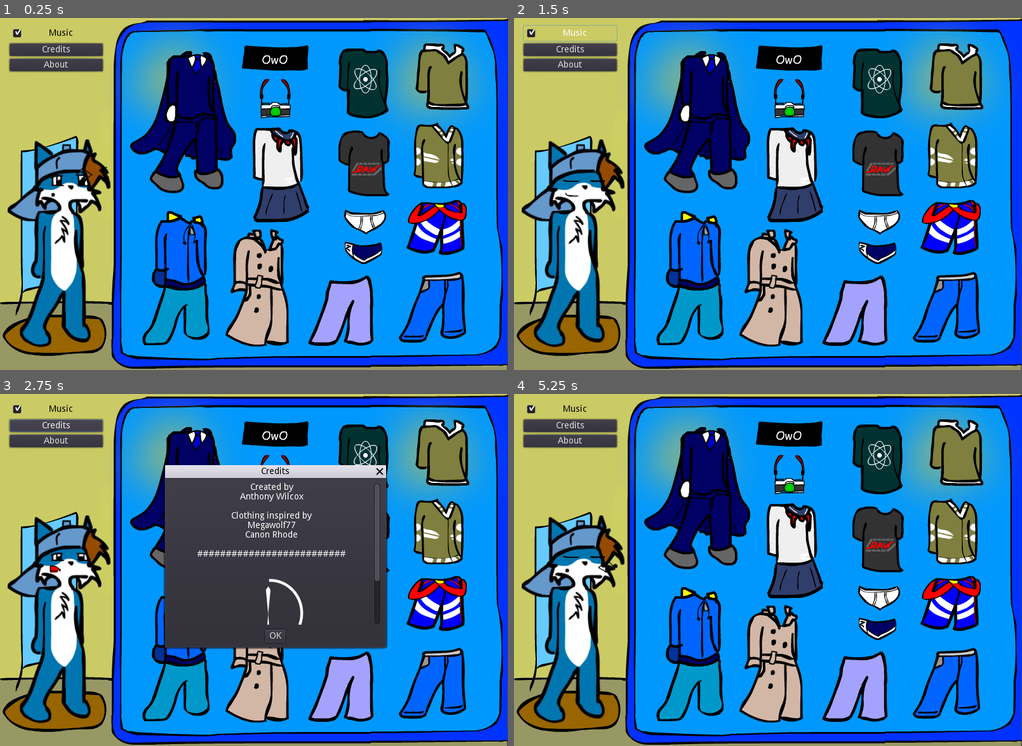
Above: before the commit, frames 1-4 (two rows, left to right).
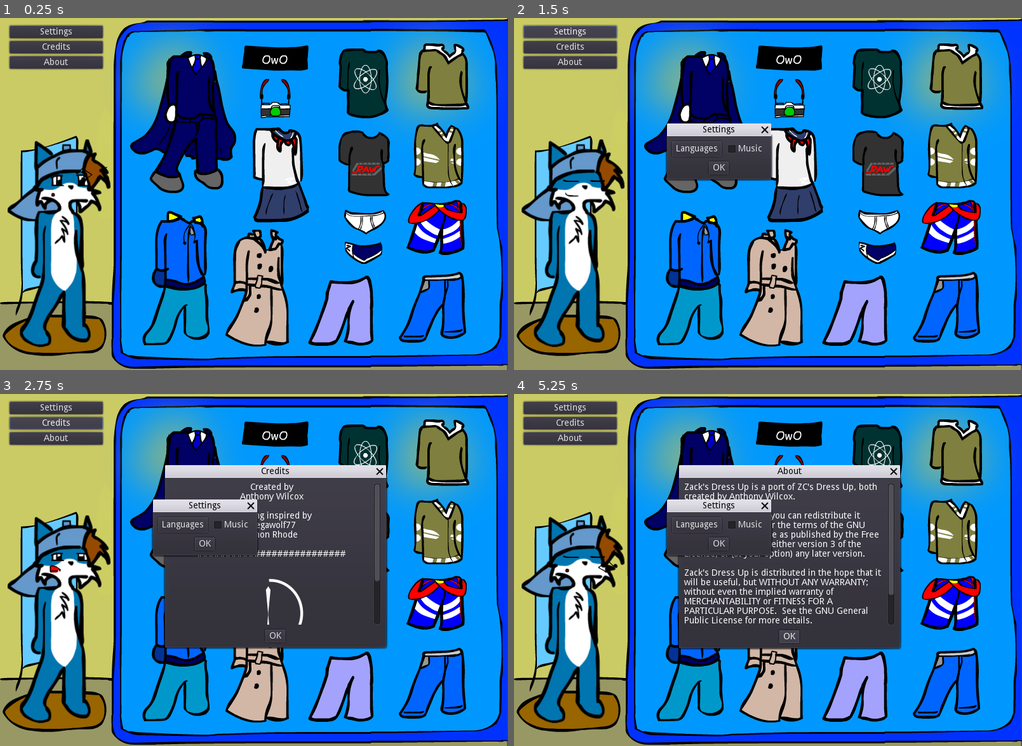
Above: after the commit, the same moments.

Repository: tonytins/dressupzack
Game: Godot game, scene res://GameScreen.tscn
Two runs of this game, one before a commit and one after it. Both use one fixed random seed, a clock stepped at 60 frames per second and the inputs below.
Inputs (mouse positions are in pixels of both pictures, inside the frame that each line leads up to):
- Up to frame 1 (0.25 s): no input
- Up to frame 2 (1.5 s): click (569, 32) at 0.5 s, where only the run before the commit has a clickable "Music"; click (569, 32) at 1.25 s, where only the run after the commit has a clickable "Settings"
- Up to frame 3 (2.75 s): click "Credits" at 2 s
- Up to frame 4 (5.25 s): click "About" at 2.75 s; click (696, 524) at 3.5 s, where only the run after the commit has a clickable "Languages"; click "OK" at 4.25 s; click "OK" at 5 s

The runs differ from the first frame. In frame 1, 1.6% of the frame differs, in the area x 1-21%, y 1-16%; in frame 2, 5.0%; in frame 3, 3.1%; in frame 4, 24%, in the area x 1-77%, y 1-73%.

Commit message:
WIP settings window

Diff:
--- a/project/Clothes.tscn
+++ b/project/Clothes.tscn
@@ -17,7 +17,7 @@
 [ext_resource path="res://assets/camera.png" type="Texture" id=15]
 [ext_resource path="res://assets/owo censor.png" type="Texture" id=16]
 
-[node name="Clothes" type="Node2D" index="0"]
+[node name="Clothes" type="Node"]
 
 [node name="Wordrobe" type="ReferenceRect" parent="." index="0"]
 
--- a/project/GameScreen.tscn
+++ b/project/GameScreen.tscn
@@ -8,7 +8,7 @@
 [ext_resource path="res://Shell.tscn" type="PackedScene" id=6]
 [ext_resource path="res://Interface.tscn" type="PackedScene" id=7]
 
-[node name="GameScreen" type="Node" index="0"]
+[node name="GameScreen" type="Node"]
 
 script = ExtResource( 1 )
 
--- a/project/Interface.tscn
+++ b/project/Interface.tscn
@@ -1,13 +1,9 @@
-[gd_scene load_steps=4 format=2]
+[gd_scene load_steps=3 format=2]
 
 [ext_resource path="res://src/Interface.gd" type="Script" id=1]
 [ext_resource path="res://music/piano.ogg" type="AudioStream" id=2]
 
-[sub_resource type="ButtonGroup" id=1]
-
-resource_local_to_scene = true
-
-[node name="Interface" type="Control"]
+[node name="Interface" type="Control" index="0"]
 
 anchor_left = 0.0
 anchor_top = 0.0
@@ -29,7 +25,7 @@
 stream = ExtResource( 2 )
 volume_db = 0.0
 pitch_scale = 1.0
-autoplay = true
+autoplay = false
 mix_target = 0
 bus = "Master"
 
@@ -68,44 +64,14 @@
 size_flags_vertical = 1
 alignment = 0
 
-[node name="MusicBtn" type="CheckBox" parent="RefRect/VertContainer" index="0"]
+[node name="SettingsBtn" type="Button" parent="RefRect/VertContainer" index="0"]
 
 anchor_left = 0.0
 anchor_top = 0.0
 anchor_right = 0.0
 anchor_bottom = 0.0
 margin_right = 147.0
-margin_bottom = 24.0
-rect_pivot_offset = Vector2( 0, 0 )
-rect_clip_content = false
-focus_mode = 2
-mouse_filter = 0
-mouse_default_cursor_shape = 0
-size_flags_horizontal = 1
-size_flags_vertical = 1
-custom_colors/font_color = Color( 0, 0, 0, 1 )
-custom_colors/font_color_hover = Color( 0, 0, 0, 1 )
-custom_colors/font_color_pressed = Color( 0, 0, 0, 1 )
-toggle_mode = true
-pressed = true
-enabled_focus_mode = 2
-shortcut = null
-group = null
-text = "KMUS"
-flat = false
-align = 1
-_sections_unfolded = [ "custom_colors" ]
-
-[node name="SettingsBtn" type="Button" parent="RefRect/VertContainer" index="1"]
-
-visible = false
-anchor_left = 0.0
-anchor_top = 0.0
-anchor_right = 0.0
-anchor_bottom = 0.0
-margin_top = 28.0
-margin_right = 147.0
-margin_bottom = 48.0
+margin_bottom = 20.0
 rect_pivot_offset = Vector2( 0, 0 )
 rect_clip_content = false
 focus_mode = 2
@@ -121,15 +87,15 @@
 flat = false
 align = 1
 
-[node name="CreditsBtn" type="Button" parent="RefRect/VertContainer" index="2"]
-
-anchor_left = 0.0
-anchor_top = 0.0
-anchor_right = 0.0
-anchor_bottom = 0.0
-margin_top = 28.0
+[node name="CreditsBtn" type="Button" parent="RefRect/VertContainer" index="1"]
+
+anchor_left = 0.0
+anchor_top = 0.0
+anchor_right = 0.0
+anchor_bottom = 0.0
+margin_top = 24.0
 margin_right = 147.0
-margin_bottom = 48.0
+margin_bottom = 44.0
 rect_pivot_offset = Vector2( 0, 0 )
 rect_clip_content = false
 focus_mode = 2
@@ -145,15 +111,15 @@
 flat = false
 align = 1
 
-[node name="AboutBtn" type="Button" parent="RefRect/VertContainer" index="3"]
-
-anchor_left = 0.0
-anchor_top = 0.0
-anchor_right = 0.0
-anchor_bottom = 0.0
-margin_top = 52.0
+[node name="AboutBtn" type="Button" parent="RefRect/VertContainer" index="2"]
+
+anchor_left = 0.0
+anchor_top = 0.0
+anchor_right = 0.0
+anchor_bottom = 0.0
+margin_top = 48.0
 margin_right = 147.0
-margin_bottom = 72.0
+margin_bottom = 68.0
 rect_pivot_offset = Vector2( 0, 0 )
 rect_clip_content = false
 focus_mode = 2
@@ -192,7 +158,7 @@
 resizable = false
 dialog_hide_on_ok = true
 
-[node name="AboutTxt" type="RichTextLabel" parent="AboutWin" index="4"]
+[node name="AboutTxt" type="RichTextLabel" parent="AboutWin" index="3"]
 
 anchor_left = 0.0
 anchor_top = 0.0
@@ -250,7 +216,7 @@
 resizable = false
 dialog_hide_on_ok = true
 
-[node name="CreditsTxt" type="RichTextLabel" parent="CreditsWin" index="4"]
+[node name="CreditsTxt" type="RichTextLabel" parent="CreditsWin" index="3"]
 
 anchor_left = 0.0
 anchor_top = 0.0
@@ -304,15 +270,14 @@
 
 [node name="SettingsWin" type="AcceptDialog" parent="." index="4"]
 
-visible = false
-anchor_left = 0.0
-anchor_top = 0.0
-anchor_right = 0.0
-anchor_bottom = 0.0
-margin_left = 242.0
-margin_top = 69.0
-margin_right = 379.0
-margin_bottom = 140.0
+anchor_left = 0.0
+anchor_top = 0.0
+anchor_right = 0.0
+anchor_bottom = 0.0
+margin_left = 241.0
+margin_top = 186.0
+margin_right = 382.0
+margin_bottom = 254.0
 rect_pivot_offset = Vector2( 0, 0 )
 rect_clip_content = false
 mouse_filter = 0
@@ -325,16 +290,33 @@
 dialog_hide_on_ok = true
 _sections_unfolded = [ "Dialog" ]
 
-[node name="Languages" type="MenuButton" parent="SettingsWin" index="3"]
-
-anchor_left = 0.0
-anchor_top = 0.0
-anchor_right = 0.0
-anchor_bottom = 0.0
-margin_left = 8.0
-margin_top = 8.0
-margin_right = 129.0
-margin_bottom = 35.0
+[node name="Grid" type="GridContainer" parent="SettingsWin" index="3"]
+
+anchor_left = 0.5
+anchor_top = 0.5
+anchor_right = 0.5
+anchor_bottom = 0.5
+margin_left = -62.5
+margin_top = -26.0
+margin_right = 62.5
+margin_bottom = -2.0
+rect_pivot_offset = Vector2( 0, 0 )
+rect_clip_content = false
+mouse_filter = 1
+mouse_default_cursor_shape = 0
+size_flags_horizontal = 1
+size_flags_vertical = 1
+columns = 2
+
+[node name="Languages" type="MenuButton" parent="SettingsWin/Grid" index="0"]
+
+pause_mode = 1
+anchor_left = 0.0
+anchor_top = 0.0
+anchor_right = 0.0
+anchor_bottom = 0.0
+margin_right = 56.0
+margin_bottom = 24.0
 rect_pivot_offset = Vector2( 0, 0 )
 rect_clip_content = false
 mouse_filter = 0
@@ -345,16 +327,41 @@
 action_mode = 0
 enabled_focus_mode = 0
 shortcut = null
-group = SubResource( 1 )
-text = "Languages"
-flat = true
-align = 1
-items = [  ]
-
-[connection signal="toggled" from="RefRect/VertContainer/MusicBtn" to="." method="_on_MusicBtn_toggled"]
+group = null
+text = "KLANG"
+flat = false
+align = 1
+items = [ "KENG", null, 0, true, false, -1, 0, null, "", false, "KSWD", null, 0, false, false, -1, 0, null, "", false ]
+_sections_unfolded = [ "Pause" ]
+
+[node name="MusicBtn" type="CheckBox" parent="SettingsWin/Grid" index="1"]
+
+anchor_left = 0.0
+anchor_top = 0.0
+anchor_right = 0.0
+anchor_bottom = 0.0
+margin_left = 60.0
+margin_right = 125.0
+margin_bottom = 24.0
+rect_pivot_offset = Vector2( 0, 0 )
+rect_clip_content = false
+focus_mode = 2
+mouse_filter = 0
+mouse_default_cursor_shape = 0
+size_flags_horizontal = 1
+size_flags_vertical = 1
+toggle_mode = true
+enabled_focus_mode = 2
+shortcut = null
+group = null
+text = "KMUS"
+flat = false
+align = 1
 
 [connection signal="pressed" from="RefRect/VertContainer/SettingsBtn" to="." method="_on_SettingsBtn_pressed"]
 
 [connection signal="pressed" from="RefRect/VertContainer/CreditsBtn" to="." method="_on_CreditsBtn_pressed"]
 
 [connection signal="pressed" from="RefRect/VertContainer/AboutBtn" to="." method="_on_AboutBtn_pressed"]
+
+[connection signal="toggled" from="SettingsWin/Grid/MusicBtn" to="." method="_on_MusicBtn_toggled"]
--- a/project/lang/local.csv
+++ b/project/lang/local.csv
@@ -5,3 +5,6 @@
 KSOO,Coming Soon,Kommer snart
 KHELP,Help,Hjälp
 KSET,Settings,Inställningar
+KLANG,Languages,Språk
+KENG,English,Engelsk
+KSWD,Swedish,Svenska
--- a/project/src/Interface.gd
+++ b/project/src/Interface.gd
@@ -7,6 +7,7 @@
 onready var settings_win = $SettingsWin
 
 func _on_AboutBtn_pressed():
+
 	about_win.show()
 
 func _on_CreditsBtn_pressed():
Binary file changed: project/lang/local.en.translation
Binary file changed: project/lang/local.sv.translation
